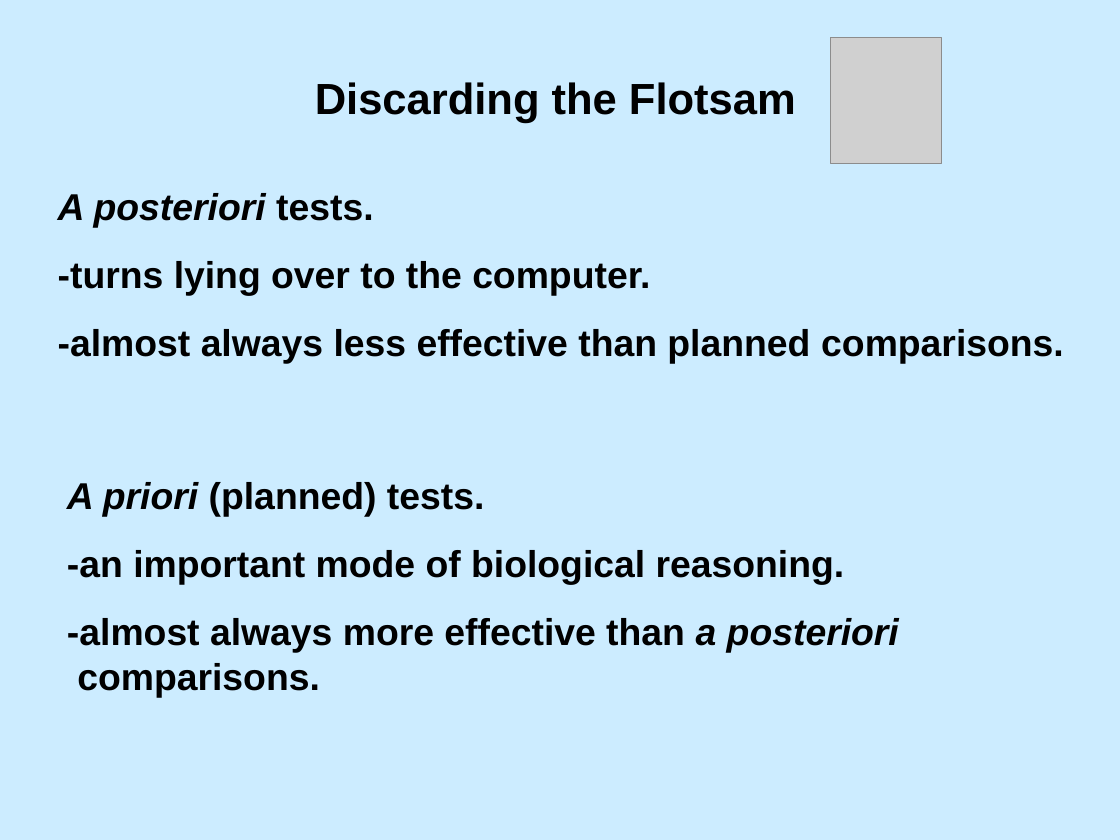
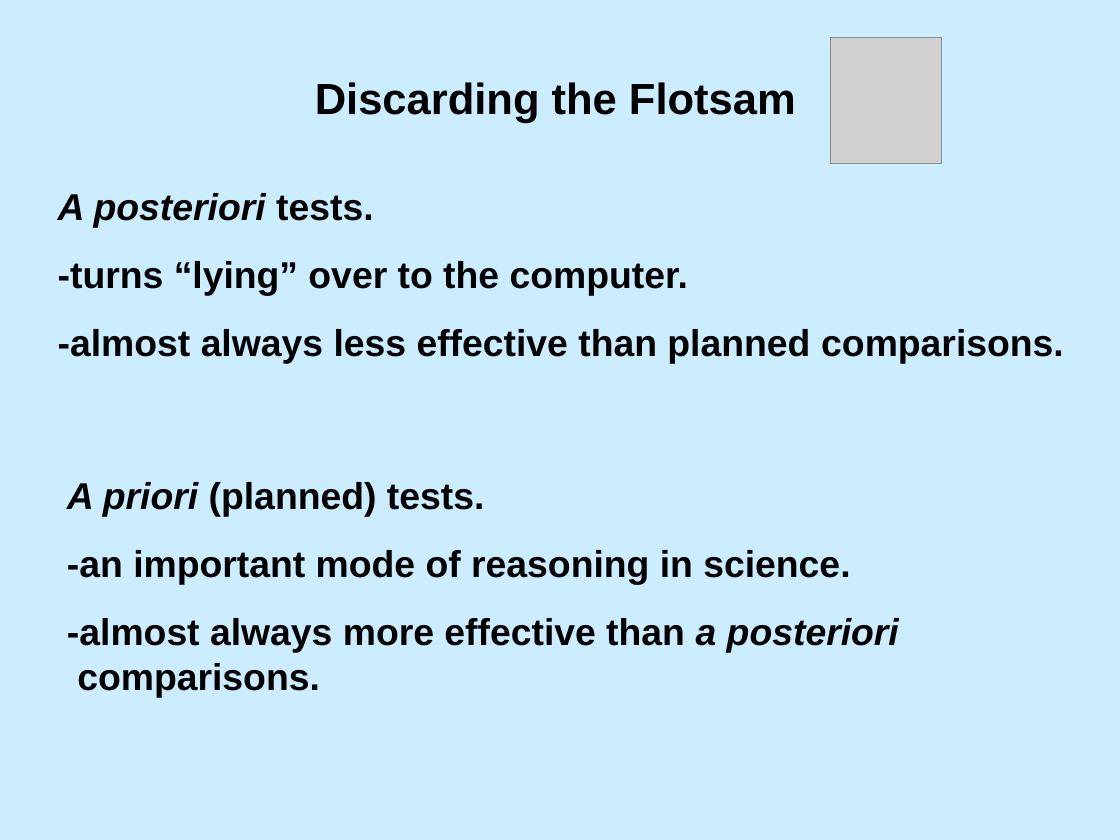
Before and after one commit to DavidCSchneider/StatisticalScience, a slide deck: slide 32 of LNotes/Pt1/Ch1_1.ppt (slide 30 before the commit). Drawn at 1120x840 pixels with LibreOffice and Linux fonts; fonts in the diff are those of the drawing; grey boxes stand for pictures. Boxes give left, top, right and bottom in pixels: in the first picture for what was removed or moved away, otherwise in the second. Text is boxed around its words. In the diff, an @@ line names an element or a change of style, - is before the commit and + after.

```diff
--- a/LNotes/Pt1/Ch1_1.ppt
+++ b/LNotes/Pt1/Ch1_1.ppt
@@ text at (58, 261, 688, 296): text changed @@
--turns lying over to the computer.
+-turns “lying” over to the computer.
@@ text at (67, 550, 850, 585): text changed @@
--an important mode of biological reasoning.
+-an important mode of reasoning in science.
```
Also in this commit, not shown: 28 other slides changed, 6 slides added, 4 slides removed, 3 other files.
